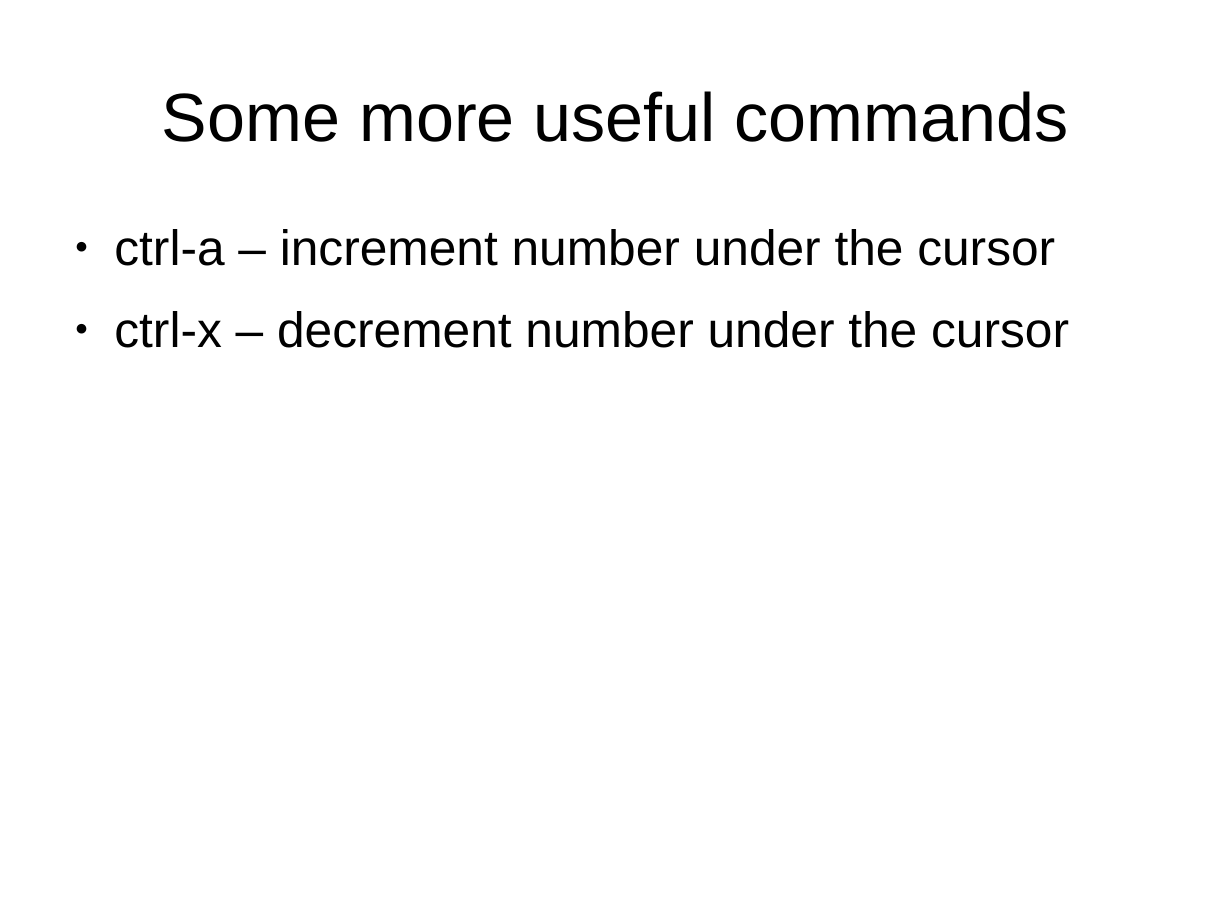
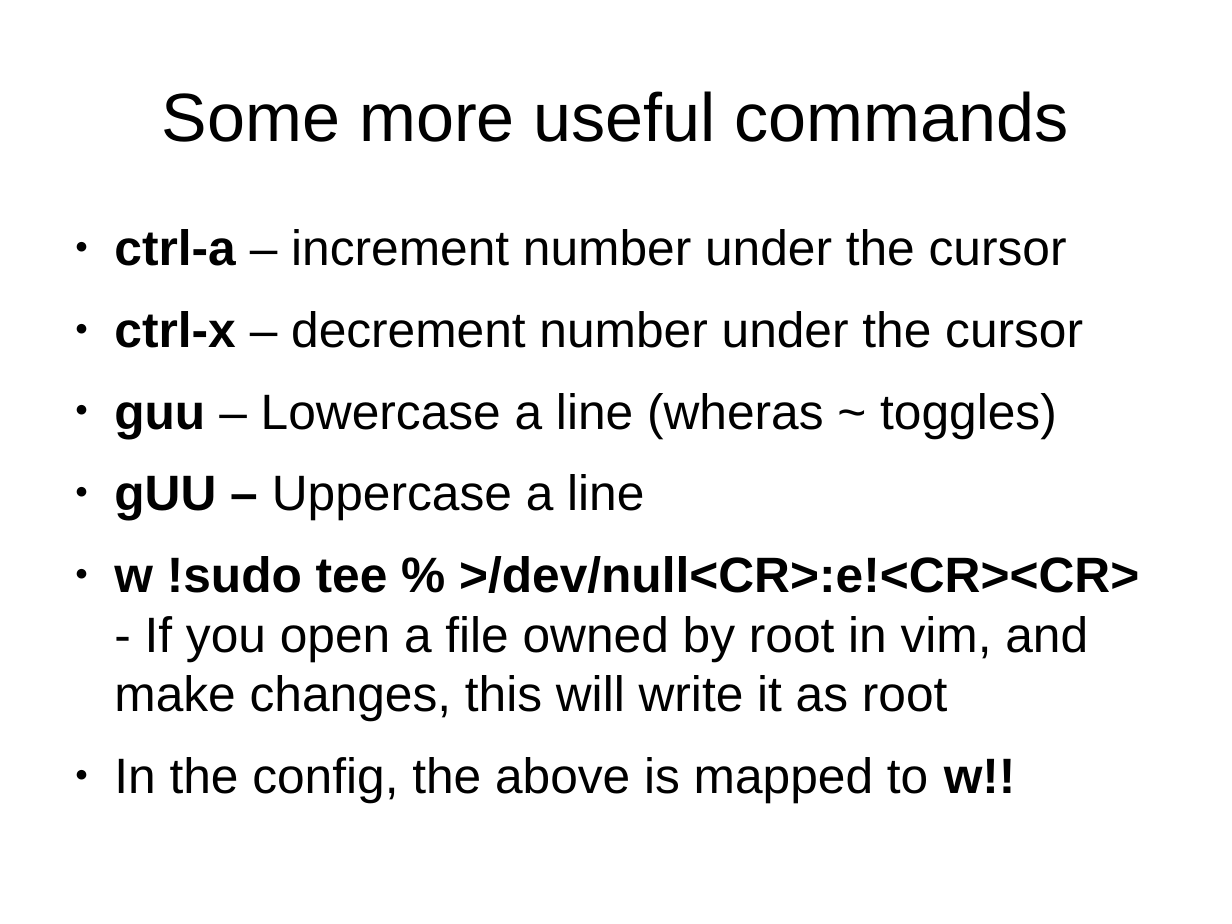
Before and after one commit to mikesligo/Vimtorial, a slide deck: slide 37 of Beginner pres.odp. Drawn at 1232x924 pixels with LibreOffice and Linux fonts; fonts in the diff are those of the drawing. Boxes give left, top, right and bottom in pixels: in the first picture for what was removed or moved away, otherwise in the second. Text is boxed around its words. In the diff, an @@ line names an element or a change of style, - is before the commit and + after.

Commit message:
Bolded commands

```diff
--- a/Beginner pres.odp
+++ b/Beginner pres.odp
@@ text at <box>114,229,1083,348</box>: bold on in "ctrl-a", "ctrl-x" @@
@@ text at <box>114,393,1139,802</box>: paragraphs added @@
+● guu – Lowercase a line (wheras ~ toggles)
+● gUU – Uppercase a line
+● w !sudo tee % >/dev/null<CR>:e!<CR><CR> - If you open a file owned by root in vim, and make changes, this will write it as root
+● In the config, the above is mapped to w!!
```
Also in this commit, not shown: 20 other slides changed, 1 other file.
